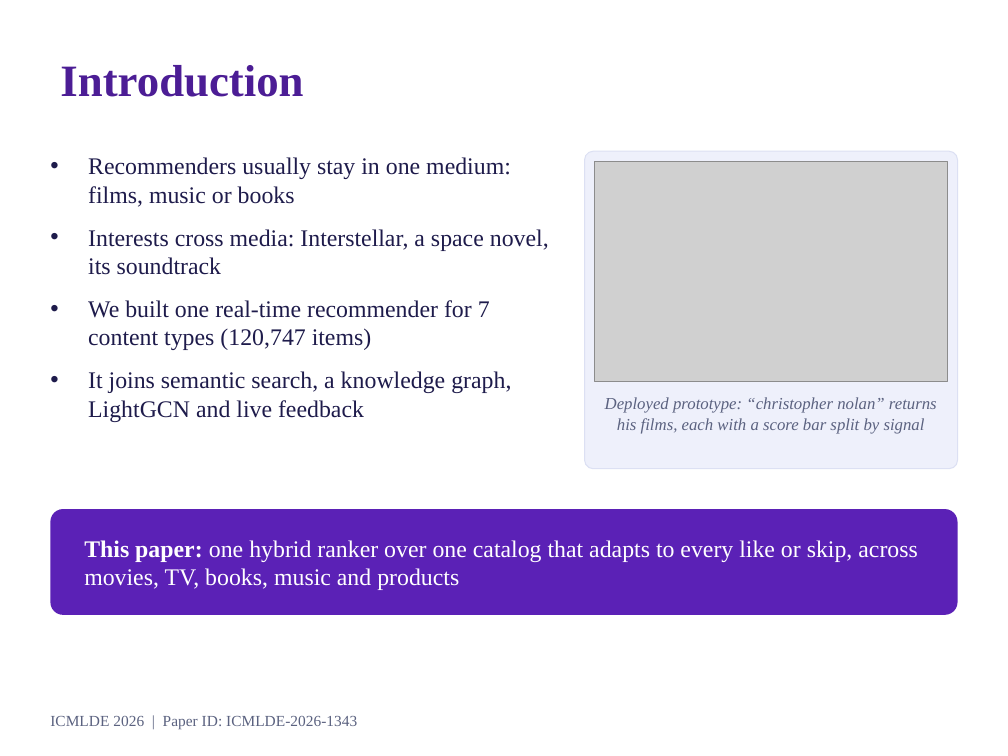
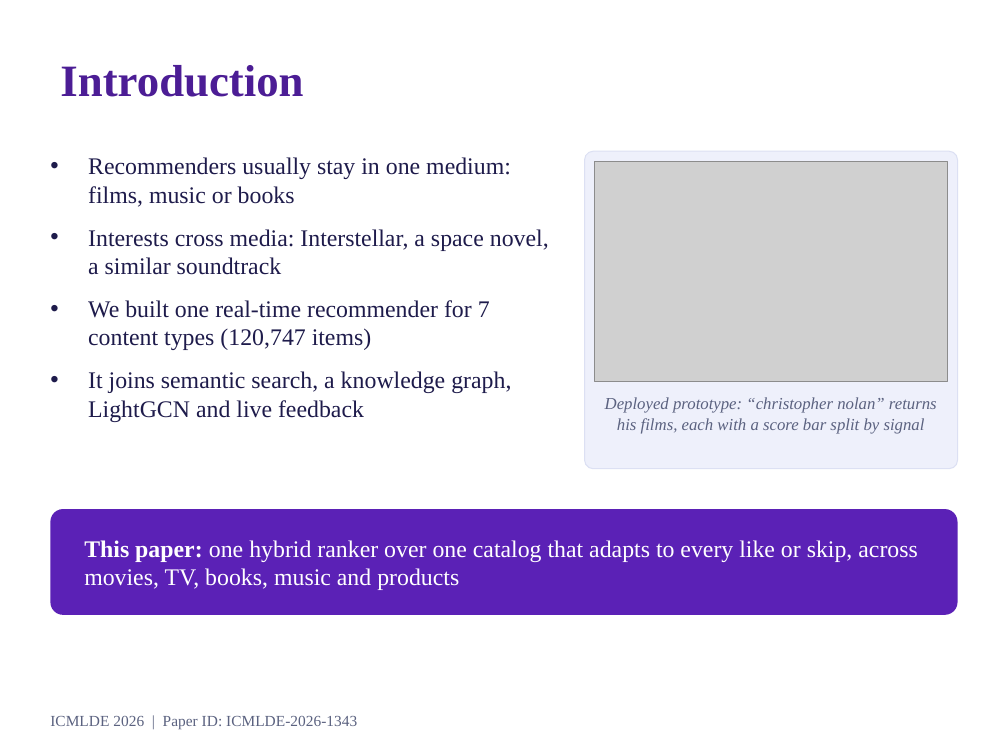
Before and after one commit to sanjay-pokee/Real-Time-Adaptive-Cross-Media-Recommendation-System, a slide deck: slide 2 of reports/submission/presentation/ICMLDE-2026-1343.pptx. Drawn at 1008x756 pixels with LibreOffice and Linux fonts; fonts in the diff are those of the drawing; grey boxes stand for pictures; background and template pictures are left out. Boxes give left, top, right and bottom in pixels: in the first picture for what was removed or moved away, otherwise in the second. Text is boxed around its words. In the diff, an @@ line names an element or a change of style, - is before the commit and + after.

```diff
--- a/reports/submission/presentation/ICMLDE-2026-1343.pptx
+++ b/reports/submission/presentation/ICMLDE-2026-1343.pptx
@@ text at box(88, 229, 549, 275): text changed @@
-• Interests cross media: Interstellar, a space novel, its soundtrack
+• Interests cross media: Interstellar, a space novel, a similar soundtrack
```
Also in this commit, not shown: 5 other slides changed, 3 other files.
